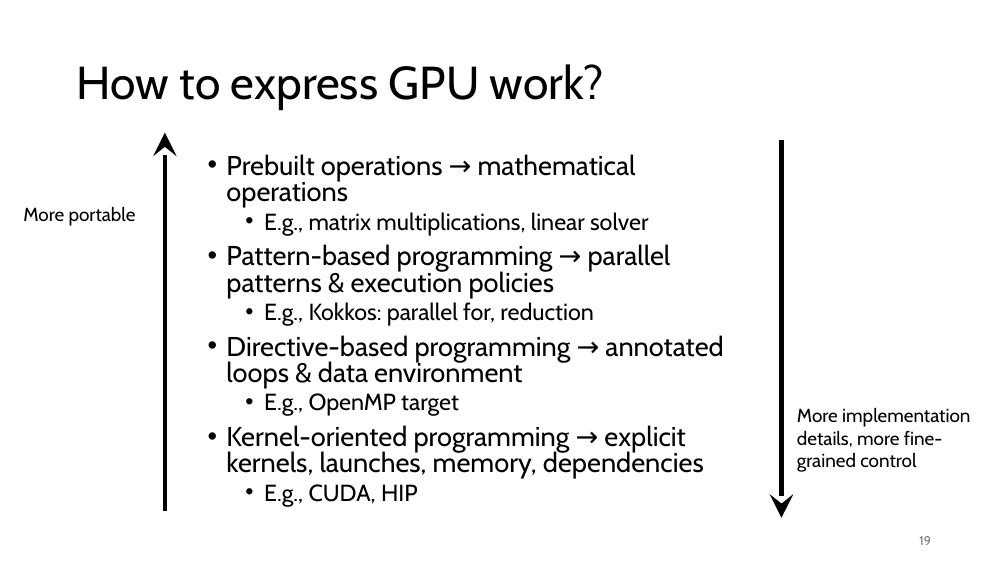
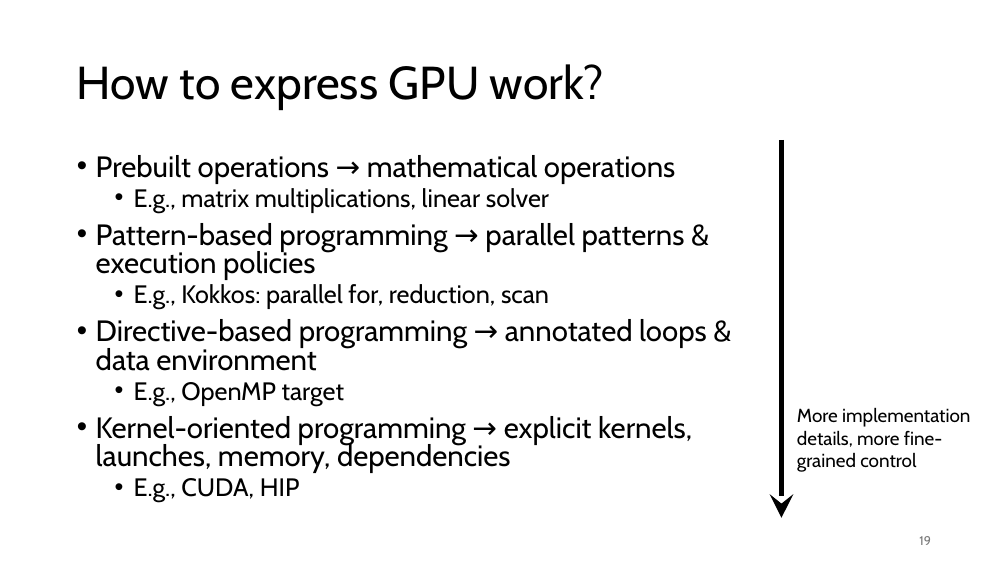
Before and after one commit to gjbex/GPU-programming, a slide deck: slide 19 of gpu_programming.pptx. Drawn at 1008x567 pixels with LibreOffice and Linux fonts; fonts in the diff are those of the drawing. Boxes give left, top, right and bottom in pixels: in the first picture for what was removed or moved away, otherwise in the second. Text is boxed around its words. In the diff, an @@ line names an element or a change of style, - is before the commit and + after.

```diff
--- a/gpu_programming.pptx
+++ b/gpu_programming.pptx
@@ arrow removed from (165, 511) to (165, 132) @@
@@ text "Prebuilt operations → mathematical operations": place and size @@
-text "Prebuilt operations → mathematical operations" at <box>226,154,723,507</box>
+text "Prebuilt operations → mathematical operations" at <box>96,155,707,503</box>
@@ text at <box>96,155,707,503</box>: size 25.9 to 28 pt in "Prebuilt operations → mathematical operations", "Pattern-based programming → parallel patterns & execution ...", "Directive-based programming → annotated loops & data ...", "Kernel-oriented programming → explicit kernels, launches, me ..."; size 22.2 to 24 pt in "E.g., matrix multiplications, linear solver", "E.g., OpenMP target", "E.g., CUDA, HIP" @@
@@ text removed at <box>23,206,136,226</box> @@
-More portable
@@ text at <box>134,284,549,310</box>: text changed; size 22.2 to 24 pt @@
-  • E.g., Kokkos: parallel for, reduction
+  • E.g., Kokkos: parallel for, reduction, scan
```
Also in this commit, not shown: 10 other slides changed, 5 slides added, 6 slides removed.
